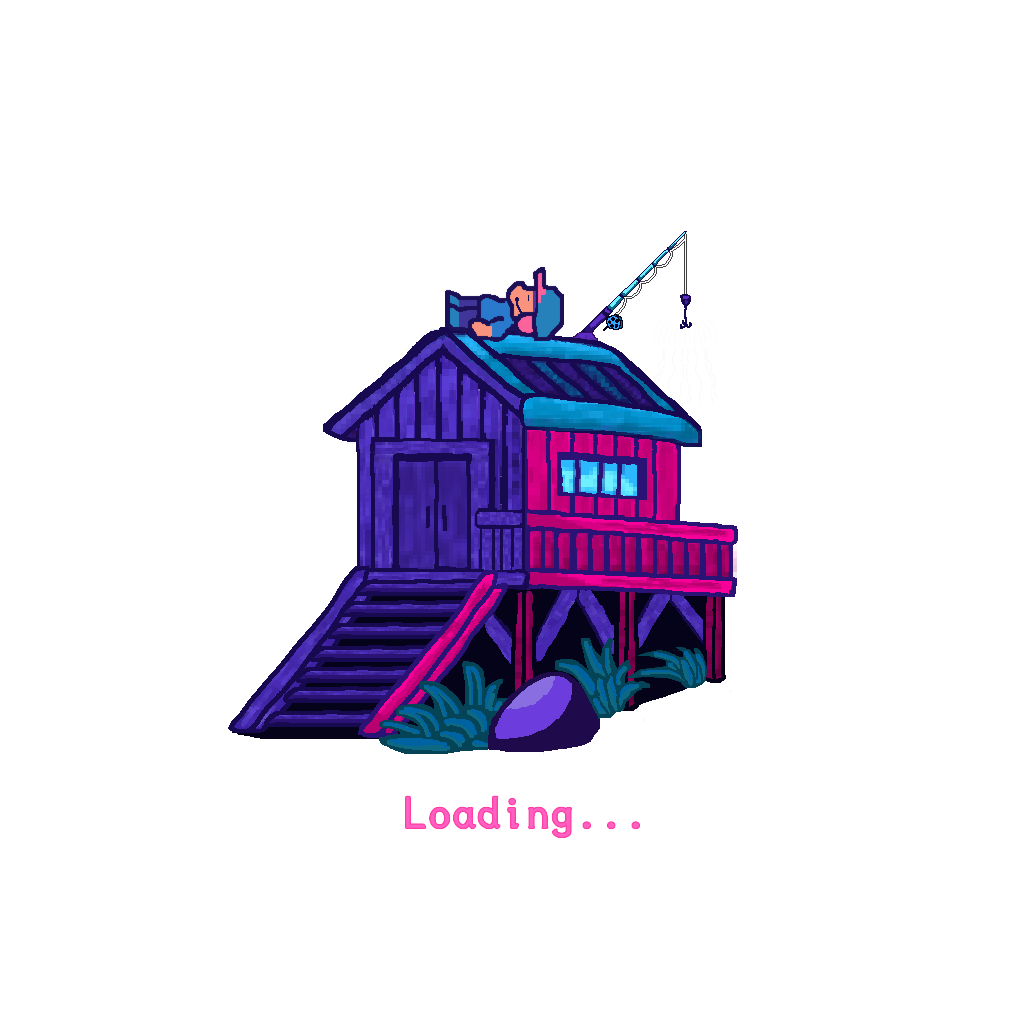
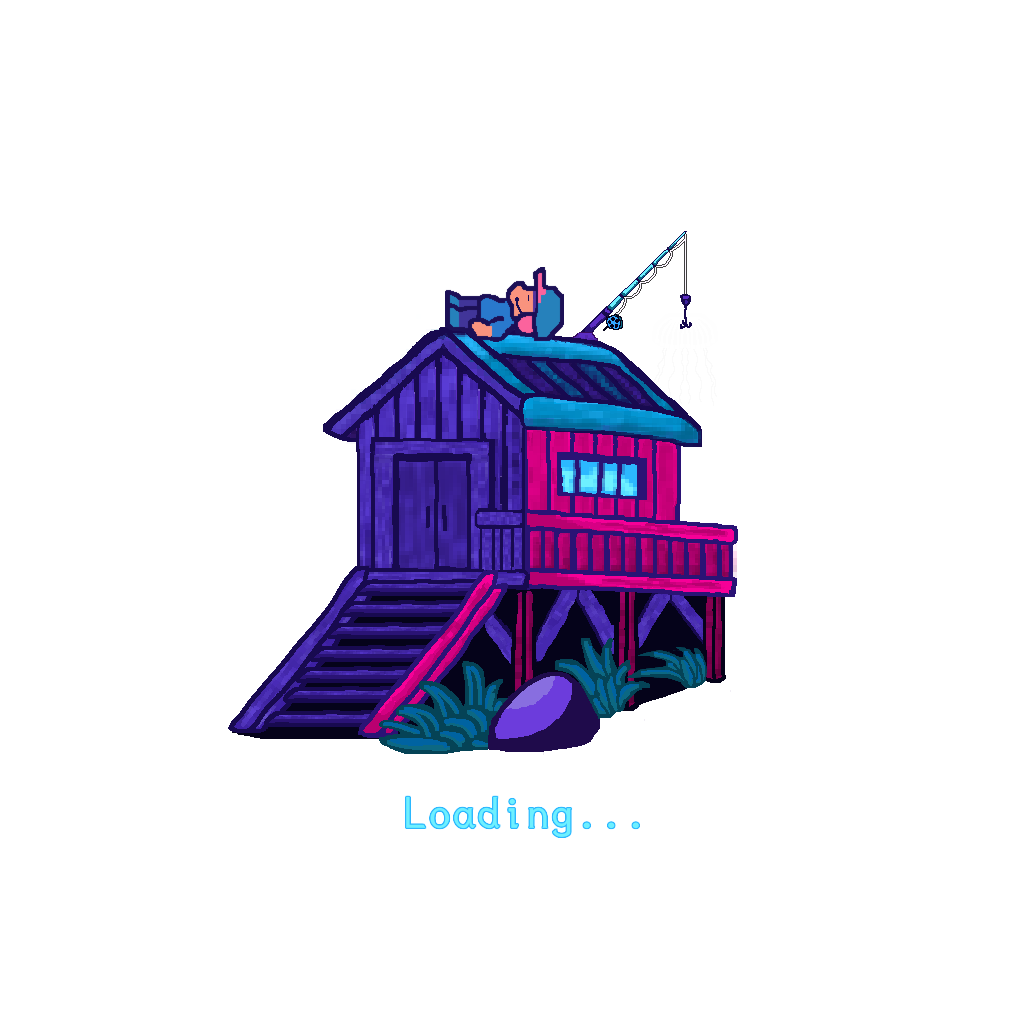
Two versions of the same layered image (1024 x 1024). Layer-by-layer changes:
pixels changed over [405, 795, 640, 838] (layer not identified)